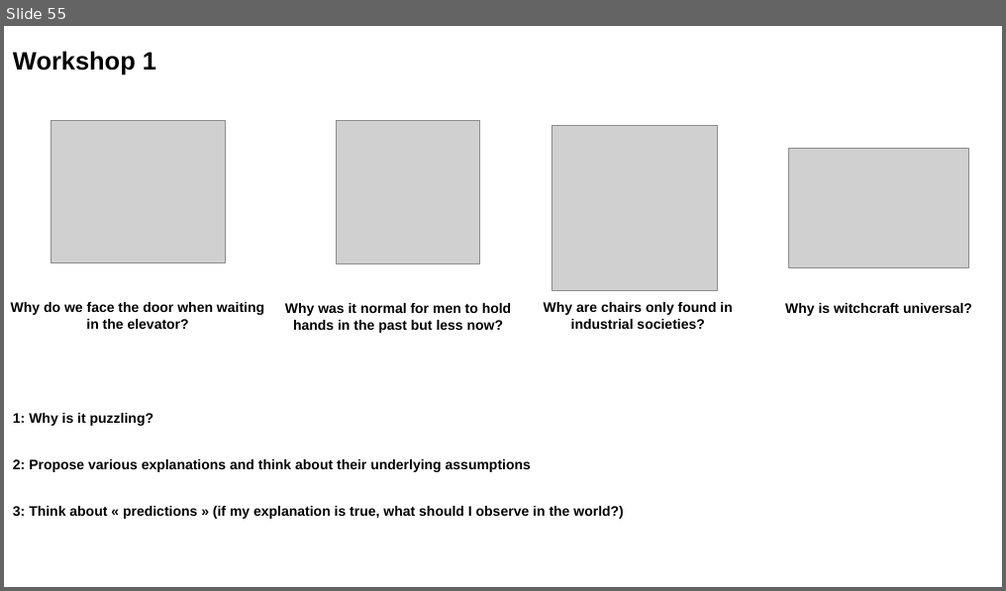
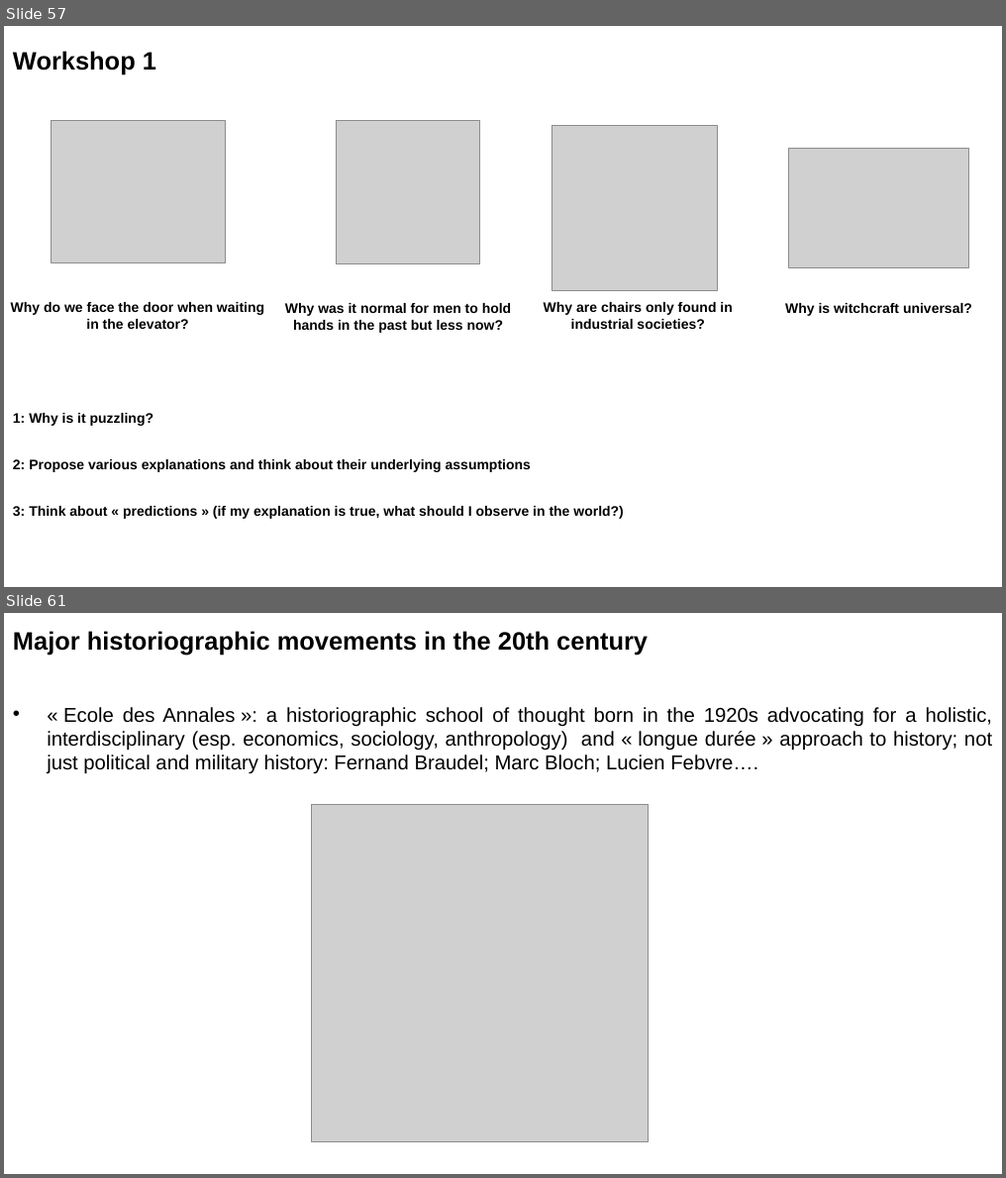
Before and after one commit to aminelasso/SOC501-2026, a slide deck: Week 1/Week 1.pptx. Shown one above the other, each under a label of ours: slide 55 before the commit, slides 57 and 61 after it; the slides between them are not shown. The pictures are 1006x591 and 1006x1178 pixels, drawn with LibreOffice and Linux fonts; fonts in the diff are those of the drawing; grey boxes stand for pictures. Boxes give left, top, right and bottom in pixels: in the first picture for what was removed or moved away, otherwise in the second. Text is boxed around its words. In the diff, an @@ line names an element or a change of style, - is before the commit and + after.

```diff
--- a/Week 1/Week 1.pptx
+++ b/Week 1/Week 1.pptx
@@ slide 61 added at bbox=[4, 613, 1002, 1174], background #FFFFFF @@
@@ text added at bbox=[13, 631, 648, 656], 20 pt, text #000000, bold @@
+Major historiographic movements in the 20th century
@@ text added at bbox=[47, 707, 993, 774], 16 pt, text #000000 @@
+• « Ecole des Annales »: a historiographic school of thought born in the 1920s advocating for a holistic, interdisciplinary (esp. economics, sociology, anthropology) and « longue durée » approach to history; not just political and military history: Fernand Braudel; Marc Bloch; Lucien Febvre….
@@ picture added at bbox=[311, 805, 648, 1143] @@
@@ what was slide 55 is now slide 57 @@
```
Also in this commit, not shown: 3 slides changed, 35 other slides added, 1 slide removed, 2 other files.
